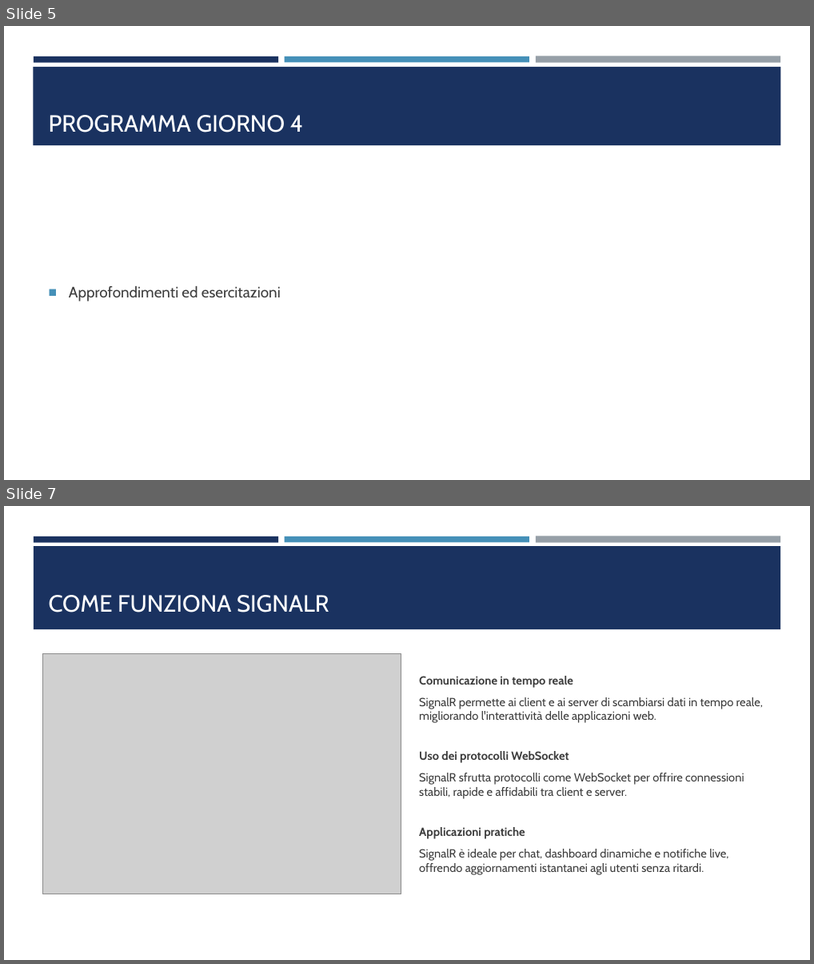
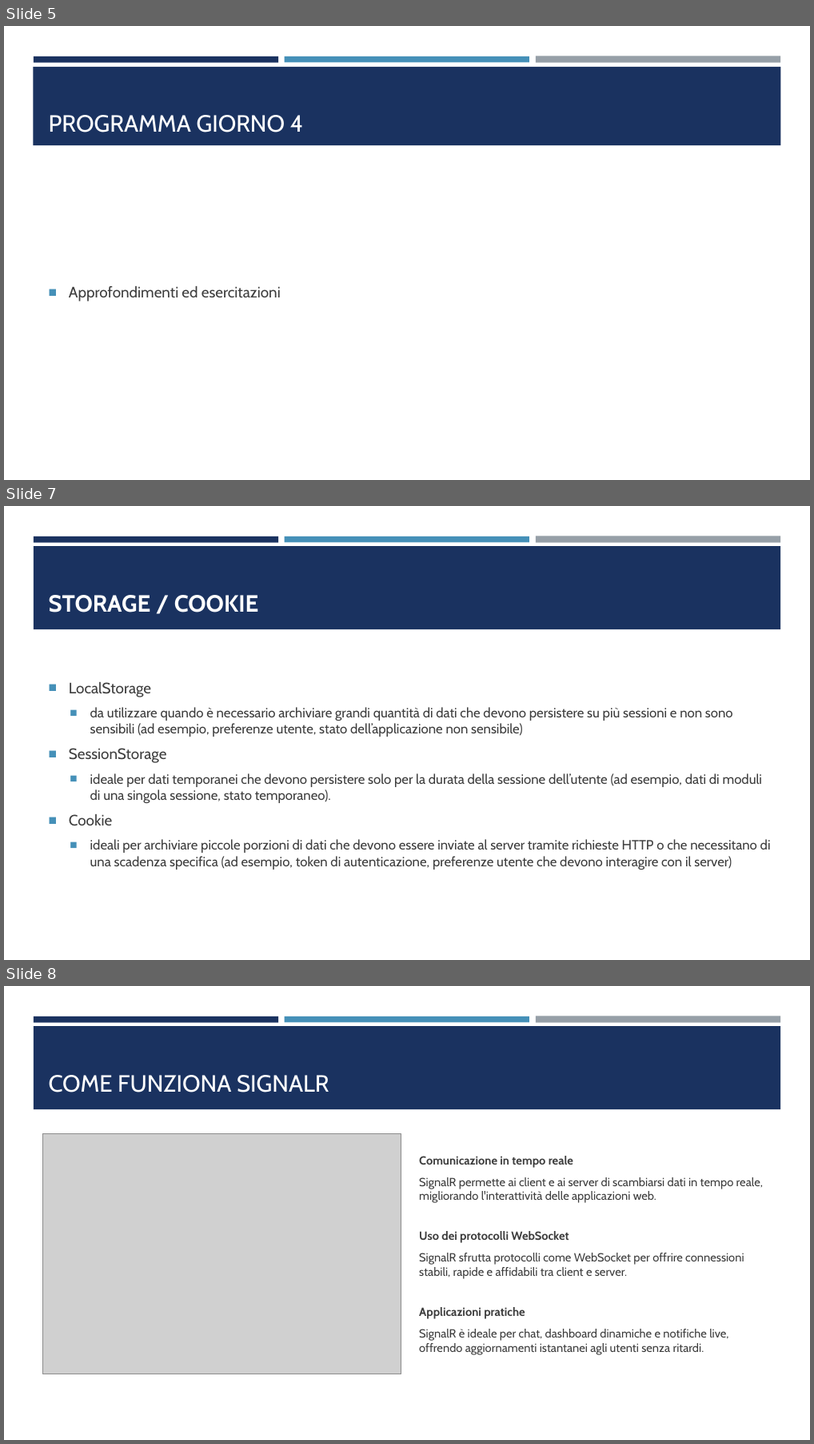
Before and after one commit to a-iafrate/forel_corso_blazor, a slide deck: slides/blazor_giorno_3.pptx. Shown one above the other, each under a label of ours: slides 5 and 7 before the commit, slides 5, 7 and 8 after it; the slides between them are not shown. The pictures are 814x964 and 814x1444 pixels, drawn with LibreOffice and Linux fonts; fonts in the diff are those of the drawing; grey boxes stand for pictures. Boxes give left, top, right and bottom in pixels: in the first picture for what was removed or moved away, otherwise in the second. Text is boxed around its words. In the diff, an @@ line names an element or a change of style, - is before the commit and + after.

Commit message:
Add session storage and cookie support
Introduce session storage and cookie management to the Blazor app:
- Add `Blazored.SessionStorage` package to `BlazorForelApp.csproj`.
- Update `Storage.razor` to demonstrate local storage, session storage, and cookies with new UI elements.
- Modify `Program.cs` to register `Blazored.SessionStorage` and `CookieService`.
- Implement JavaScript functions in `index.html` for cookie handling.
- Create `CookieService.cs` for cookie operations, including complex object handling.
- Expand `Storage.razor` with methods for session storage and cookies.
- Add new classes for complex objects like `ProductData`.

```diff
--- a/slides/blazor_giorno_3.pptx
+++ b/slides/blazor_giorno_3.pptx
@@ slide 7 added at [4, 506, 810, 960], background #FFFFFF; not listed: 4 template elements that a slide beside it also shows @@
@@ title added at [49, 595, 258, 612], 28 pt, text #FFFFFF, bold @@
+STORAGE / COOKIE
@@ text added at [69, 682, 771, 869], 16 pt, text #3D3D3D @@
+■ LocalStorage
+  ■ da utilizzare quando è necessario archiviare grandi quantità di dati che devono persistere su più sessioni e non sono sensibili (ad esempio, preferenze utente, stato dell’applicazione non sensibile)
+■ SessionStorage
+  ■ ideale per dati temporanei che devono persistere solo per la durata della sessione dell’utente (ad esempio, dati di moduli di una singola sessione, stato temporaneo).
+■ Cookie
+  ■ ideali per archiviare piccole porzioni di dati che devono essere inviate al server tramite richieste HTTP o che necessitano di una scadenza specifica (ad esempio, token di autenticazione, preferenze utente che devono interagire con il server)
@@ what was slide 7 is now slide 8 @@
```
Also in this commit, not shown: 2 slides changed, 7 other files.
